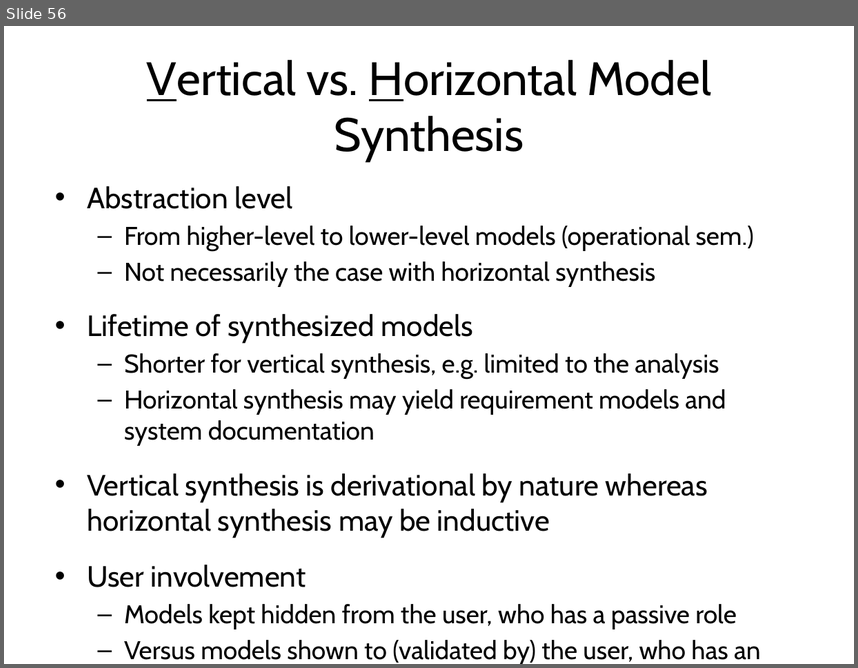
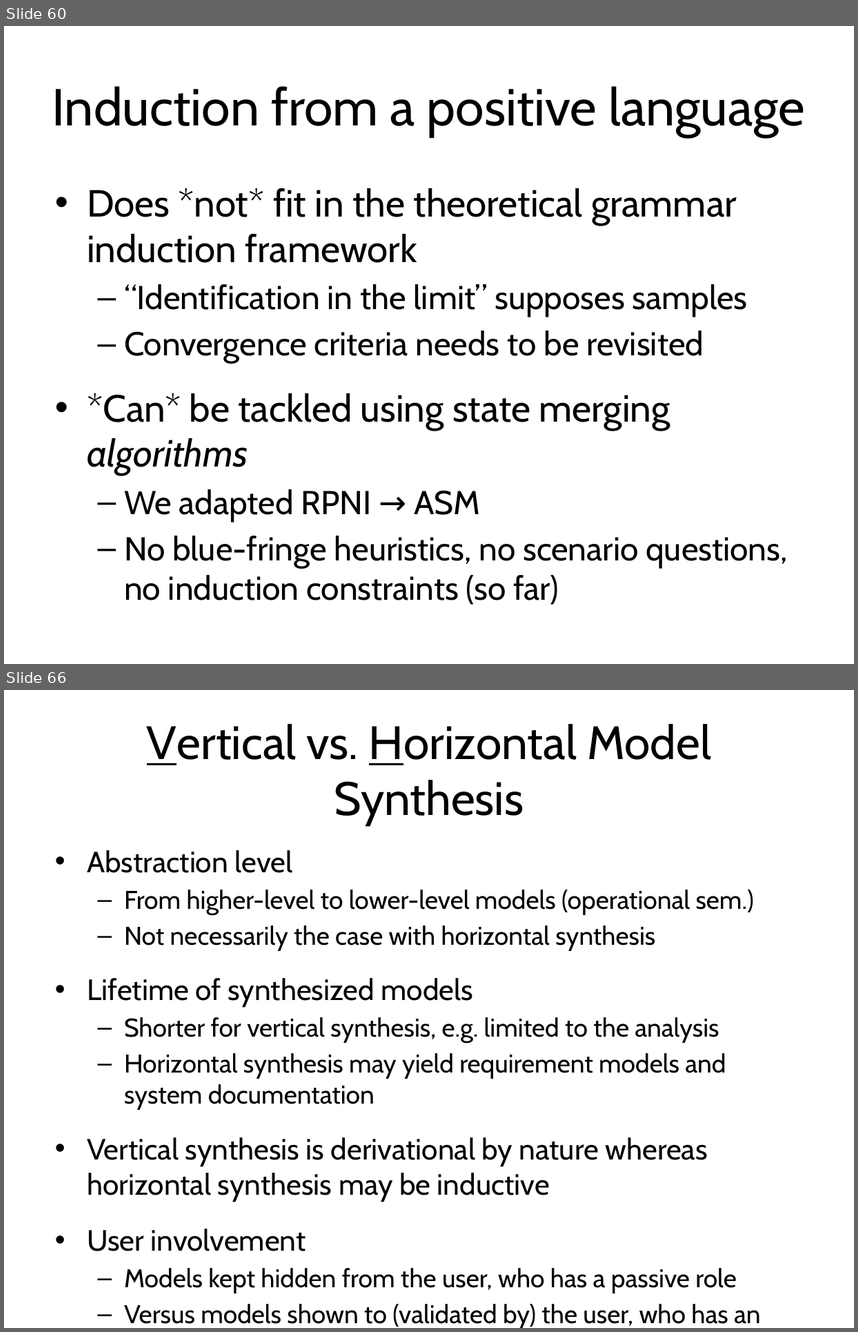
Before and after one commit to blambeau/phd, a slide deck: private-defense/slides.pptx. Shown one above the other, each under a label of ours: slide 56 before the commit, slides 60 and 66 after it; the slides between them are not shown. The pictures are 858x668 and 858x1332 pixels, drawn with LibreOffice and Linux fonts; fonts in the diff are those of the drawing. Boxes give left, top, right and bottom in pixels: in the first picture for what was removed or moved away, otherwise in the second. Text is boxed around its words. In the diff, an @@ line names an element or a change of style, - is before the commit and + after.

```diff
--- a/private-defense/slides.pptx
+++ b/private-defense/slides.pptx
@@ slide 60 added at bbox=[4, 26, 854, 664], background #FFFFFF @@
@@ title added at bbox=[52, 86, 805, 136], 44 pt, text #000000 @@
+Induction from a positive language
@@ text added at bbox=[87, 188, 788, 604], 28 pt, text #000000 @@
+• Does *not* fit in the theoretical grammar induction framework
+  – “Identification in the limit” supposes samples
+  – Convergence criteria needs to be revisited
+• *Can* be tackled using state merging algorithms
+  – We adapted RPNI → ASM
+  – No blue-fringe heuristics, no scenario questions, no induction constraints (so far)
@@ what was slide 56 is now slide 66 @@
```
Also in this commit, not shown: 13 slides changed, 11 other slides added, 6 slides removed.
